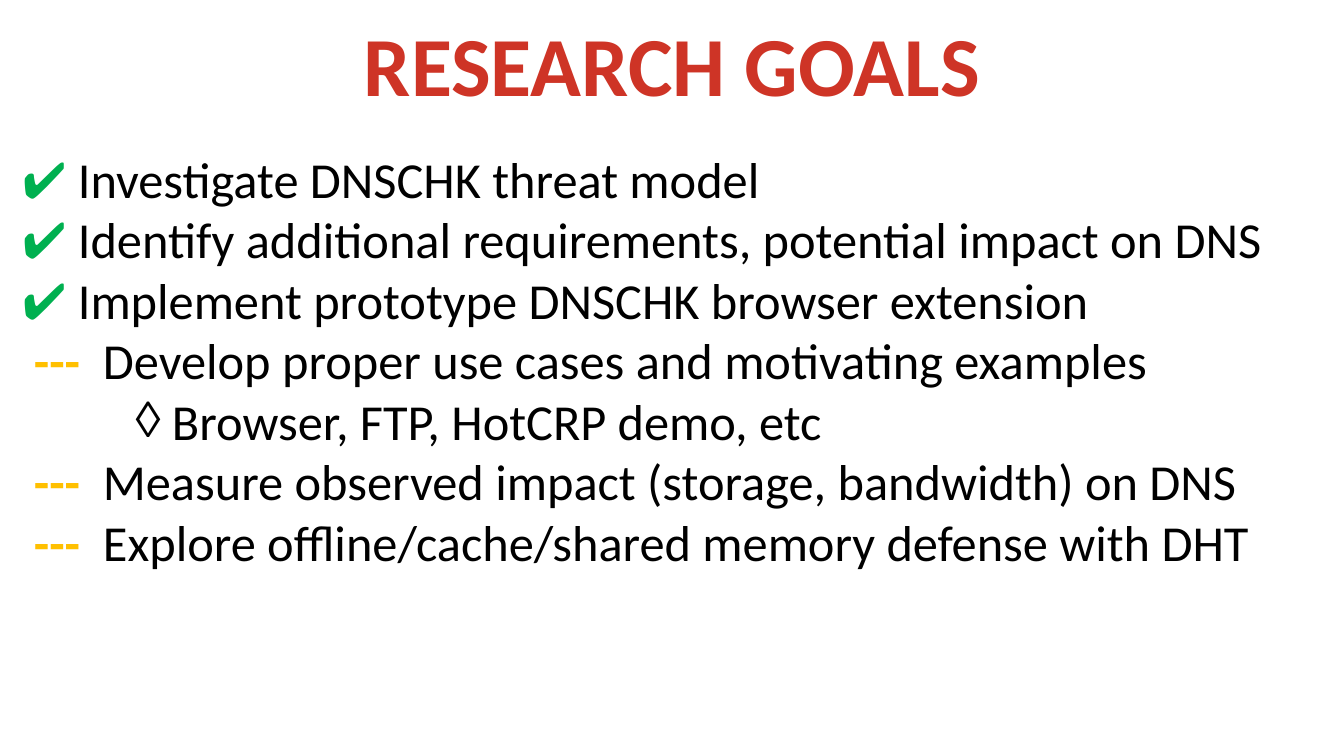
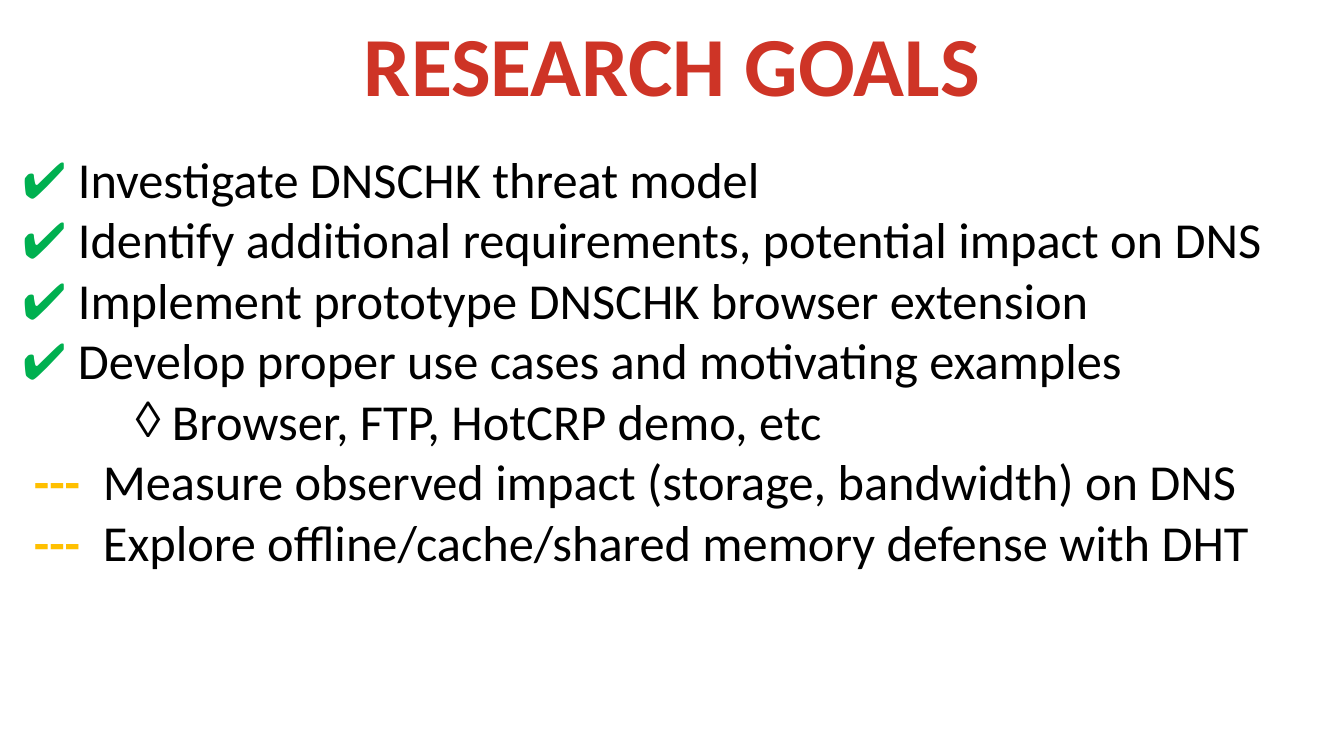
Before and after one commit to Xunnamius/haschk, a slide deck: slide 29 of docs/dnschk-initial.pptx. Drawn at 1344x756 pixels with LibreOffice and Linux fonts; fonts in the diff are those of the drawing. Boxes give left, top, right and bottom in pixels: in the first picture for what was removed or moved away, otherwise in the second. Text is boxed around its words. In the diff, an @@ line names an element or a change of style, - is before the commit and + after.

```diff
--- a/docs/dnschk-initial.pptx
+++ b/docs/dnschk-initial.pptx
@@ text at (78, 344, 1121, 388): text changed @@
-  --- Develop proper use cases and motivating examples
+  ✔ Develop proper use cases and motivating examples
```
Also in this commit, not shown: 4 other slides changed, 1 other file.
